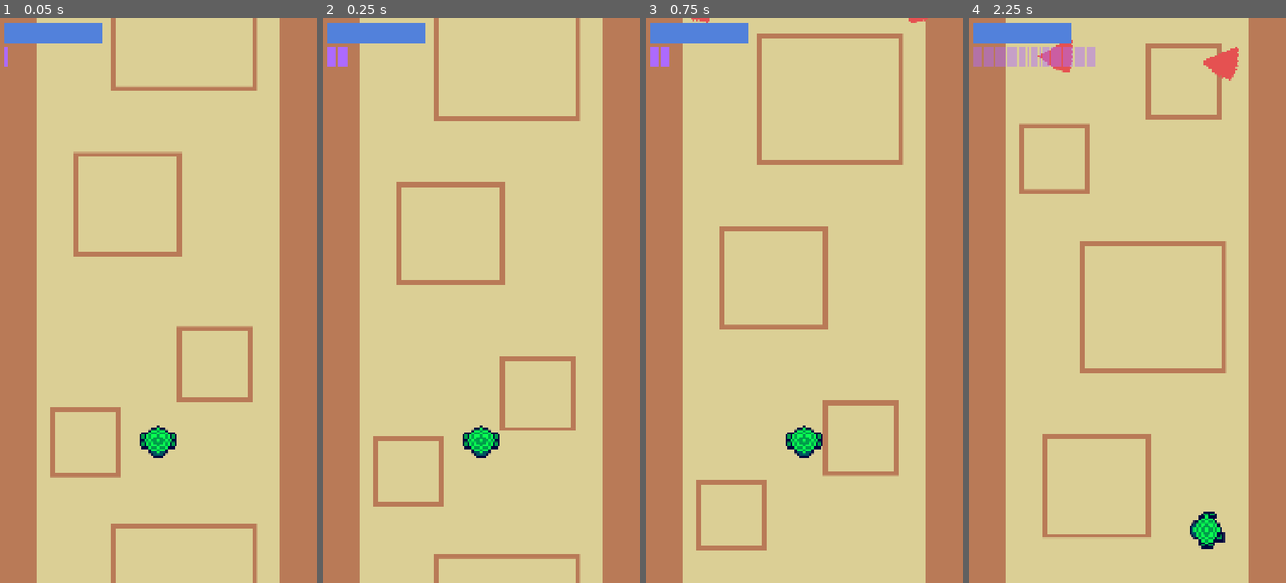
Above: before the commit, frames 1-4 (left to right).
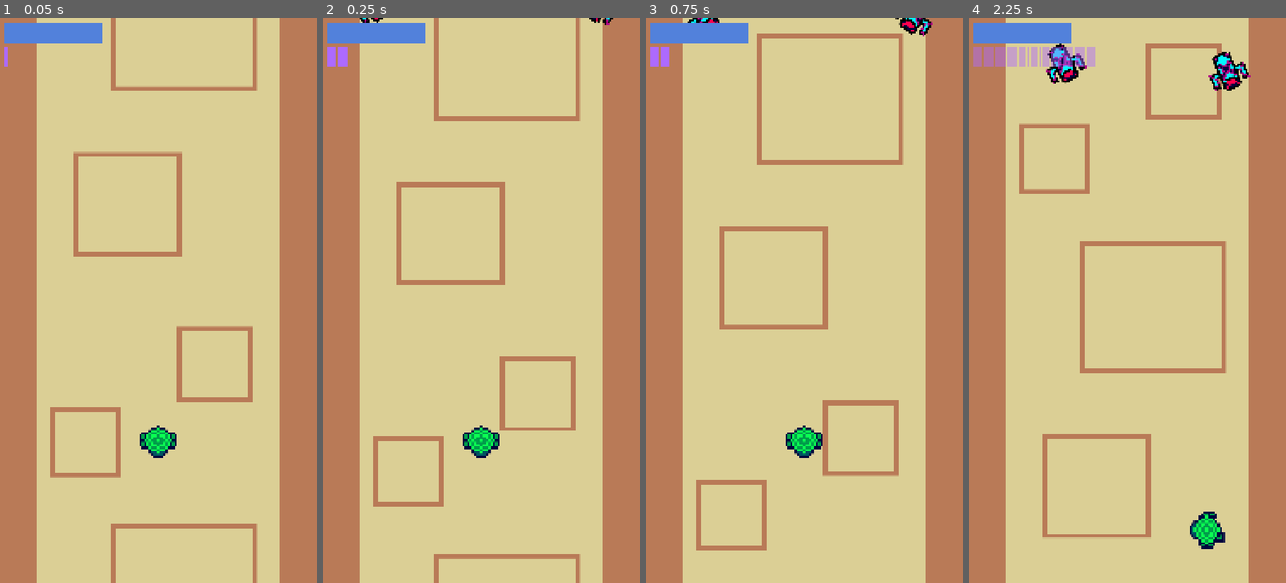
Above: after the commit, the same moments.

Repository: cormacoshaughnessey-maker/PanthersArcade
Game: Godot game, scene res://Scenes/game.tscn
Same seed, same stepped clock (60 frames per second), same inputs: the game is played once before the commit and once after it.
Inputs:
- Up to frame 1 (0.05 s): no input
- Up to frame 2 (0.25 s): no input
- Up to frame 3 (0.75 s): hold Right (right) from 0.53 s (still down); hold Space (rewind) from 0.53 s (still down)
- Up to frame 4 (2.25 s): release Right (right) at 1.28 s; release Space (rewind) at 1.28 s; hold Down (down) 1.28-2.03 s; tap Space (rewind) at 1.35 s; hold Right (right) from 2.03 s (still down); hold Space (rewind) from 2.03 s (still down)

Frame 1 is identical in both runs. In frame 2, less than 0.1% of the frame differs, in the area x 11-92%, y 0-2%; in frame 3, 0.3%; in frame 4, 1.3%, in the area x 21-89%, y 3-13%.

Commit message:
implemented enemy sprites

Diff:
--- a/panthers-arcade-game/Scenes/enemy.tscn
+++ b/panthers-arcade-game/Scenes/enemy.tscn
@@ -1,19 +1,21 @@
 [gd_scene format=3 uid="uid://dg4swd5qywkdl"]
 
 [ext_resource type="Script" uid="uid://cqt6iu2uf63c0" path="res://Scripts/enemy.gd" id="1_hghv2"]
-[ext_resource type="Texture2D" uid="uid://yjhcmpuxu7xe" path="res://Assets/placeholder_enemymelee.png" id="2_1f0kj"]
+[ext_resource type="Texture2D" path="res://Assets/melee.png" id="2_1f0kj"]
 
 [sub_resource type="RectangleShape2D" id="RectangleShape2D_1f0kj"]
-size = Vector2(108.5, 84.75)
+size = Vector2(128, 128)
 
 [node name="Enemy" type="Area2D" unique_id=2108339181]
 script = ExtResource("1_hghv2")
 
 [node name="Sprite2D" type="Sprite2D" parent="." unique_id=1993638899]
+texture_filter = 0
+flip_v = true
 texture = ExtResource("2_1f0kj")
 
 [node name="CollisionShape2D" type="CollisionShape2D" parent="." unique_id=742584562]
-position = Vector2(1, 21)
+position = Vector2(0, 0)
 shape = SubResource("RectangleShape2D_1f0kj")
 
 [connection signal="body_entered" from="." to="." method="_on_body_entered"]
--- a/panthers-arcade-game/Scenes/melee_enemy.tscn
+++ b/panthers-arcade-game/Scenes/melee_enemy.tscn
@@ -1,10 +1,10 @@
 [gd_scene format=3 uid="uid://d4liq15hqbanc"]
 
 [ext_resource type="Script" uid="uid://i8spamjtirbh" path="res://Scripts/melee_enemy.gd" id="1_melee"]
-[ext_resource type="Texture2D" uid="uid://yjhcmpuxu7xe" path="res://Assets/placeholder_enemymelee.png" id="2_melee_sprite"]
+[ext_resource type="Texture2D" path="res://Assets/melee.png" id="2_melee_sprite"]
 
 [sub_resource type="RectangleShape2D" id="RectangleShape2D_melee"]
-size = Vector2(128, 96)
+size = Vector2(128, 128)
 
 [node name="MeleeEnemy" type="Area2D" unique_id=821670863]
 collision_layer = 4
@@ -12,10 +12,12 @@
 script = ExtResource("1_melee")
 
 [node name="Sprite2D" type="Sprite2D" parent="." unique_id=1320726342]
+texture_filter = 0
+flip_v = true
 texture = ExtResource("2_melee_sprite")
 
 [node name="CollisionShape2D" type="CollisionShape2D" parent="." unique_id=1242031307]
-position = Vector2(0, 16)
+position = Vector2(0, 0)
 shape = SubResource("RectangleShape2D_melee")
 
 [node name="AttackCooldownTimer" type="Timer" parent="." unique_id=1914923527]
--- a/panthers-arcade-game/Scenes/mini_boss.tscn
+++ b/panthers-arcade-game/Scenes/mini_boss.tscn
@@ -1,11 +1,11 @@
 [gd_scene format=3 uid="uid://b14fm4l40xmdf"]
 
 [ext_resource type="Script" uid="uid://8juapsflucfb" path="res://Scripts/mini_boss.gd" id="1_boss"]
-[ext_resource type="Texture2D" uid="uid://yjhcmpuxu7xe" path="res://Assets/placeholder_enemymelee.png" id="2_boss_sprite"]
+[ext_resource type="Texture2D" path="res://Assets/boss.png" id="2_boss_sprite"]
 [ext_resource type="PackedScene" path="res://Scenes/enemy_projectile.tscn" id="3_projectile"]
 
 [sub_resource type="RectangleShape2D" id="RectangleShape2D_boss"]
-size = Vector2(256, 192)
+size = Vector2(384, 384)
 
 [node name="MiniBoss" type="Area2D" unique_id=1144880074]
 collision_layer = 4
@@ -16,11 +16,13 @@
 projectile_scene = ExtResource("3_projectile")
 
 [node name="Sprite2D" type="Sprite2D" parent="." unique_id=2100710076]
-scale = Vector2(2, 2)
+texture_filter = 0
+flip_v = true
+scale = Vector2(3, 3)
 texture = ExtResource("2_boss_sprite")
 
 [node name="CollisionShape2D" type="CollisionShape2D" parent="." unique_id=1159600075]
-position = Vector2(0, 32)
+position = Vector2(0, 0)
 shape = SubResource("RectangleShape2D_boss")
 
 [node name="AttackCooldownTimer" type="Timer" parent="." unique_id=452442178]
--- a/panthers-arcade-game/Scenes/ranged_enemy.tscn
+++ b/panthers-arcade-game/Scenes/ranged_enemy.tscn
@@ -1,11 +1,11 @@
 [gd_scene format=3 uid="uid://xcg3ukav2yrf"]
 
 [ext_resource type="Script" uid="uid://dtqpywbgic72b" path="res://Scripts/ranged_enemy.gd" id="1_ranged"]
-[ext_resource type="Texture2D" uid="uid://cfi85vnxfgpdm" path="res://Assets/placeholder_enemyrang.png" id="2_ranged_sprite"]
+[ext_resource type="Texture2D" path="res://Assets/range.png" id="2_ranged_sprite"]
 [ext_resource type="PackedScene" uid="uid://drpircda8rv5b" path="res://Scenes/enemy_projectile.tscn" id="3_projectile"]
 
 [sub_resource type="RectangleShape2D" id="RectangleShape2D_ranged"]
-size = Vector2(128, 88)
+size = Vector2(128, 128)
 
 [node name="RangedEnemy" type="Area2D" unique_id=1792074240]
 collision_layer = 4
@@ -14,10 +14,12 @@
 projectile_scene = ExtResource("3_projectile")
 
 [node name="Sprite2D" type="Sprite2D" parent="." unique_id=271271721]
+texture_filter = 0
+flip_v = true
 texture = ExtResource("2_ranged_sprite")
 
 [node name="CollisionShape2D" type="CollisionShape2D" parent="." unique_id=1031176663]
-position = Vector2(0, 20)
+position = Vector2(0, 0)
 shape = SubResource("RectangleShape2D_ranged")
 
 [node name="AttackCooldownTimer" type="Timer" parent="." unique_id=485404331]
Binary file added: panthers-arcade-game/Assets/boss.png
Not shown, added: panthers-arcade-game/Assets/boss.png.import
Binary file added: panthers-arcade-game/Assets/melee.png
Not shown, added: panthers-arcade-game/Assets/melee.png.import
Binary file added: panthers-arcade-game/Assets/range.png
Not shown, added: panthers-arcade-game/Assets/range.png.import
